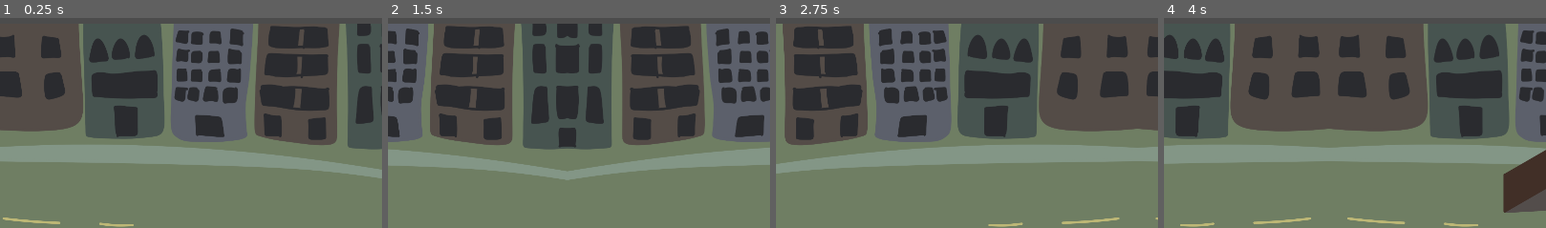
Above: before the commit, frames 1-4 (left to right).
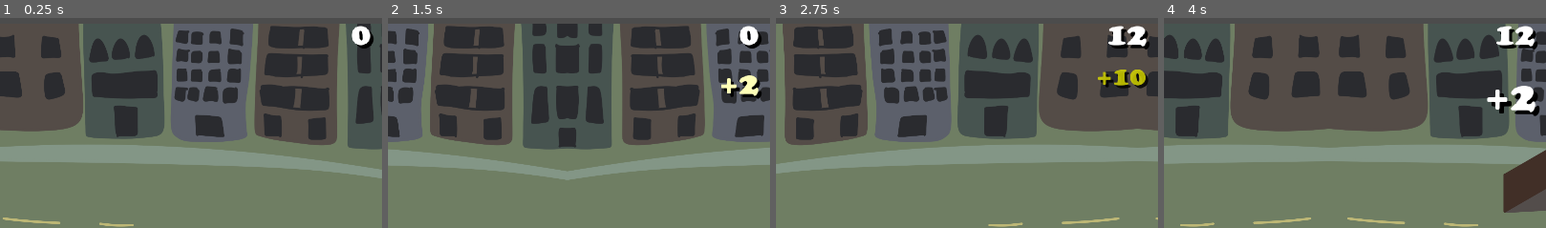
Above: after the commit, the same moments.

Repository: proximadams/The-Radical-Adventures-of-Chris-Pointon
Game: Godot game, scene res://scenes/Level.tscn
Two runs of this game, one before a commit and one after it. Both use one fixed random seed, a clock stepped at 60 frames per second and the inputs below.
Inputs:
- Up to frame 1 (0.25 s): no input
- Up to frame 2 (1.5 s): hold D (move_right) 0.53-1.28 s; hold Down (shift_crouch) 0.53-1.28 s; tap Up (shift_jump) at 0.77 s; hold S (move_down) from 1.28 s (still down); tap Down (shift_crouch) at 1.35 s
- Up to frame 3 (2.75 s): tap Up (shift_jump) at 1.52 s; release S (move_down) at 2.03 s; hold D (move_right) from 2.03 s (still down); hold Down (shift_crouch) from 2.03 s (still down)
- Up to frame 4 (4 s): release D (move_right) at 2.78 s; release Down (shift_crouch) at 2.78 s; hold W (move_up) 2.78-3.53 s; tap Down (shift_crouch) at 2.85 s; tap Up (shift_jump) at 3.02, 3.77 s; hold A (move_left) from 3.53 s (still down); hold Down (shift_crouch) from 3.53 s (still down)
The pictures show only the part of the screen within x 50-100%, y 0-50%; the shares and areas given below are measured in that part.

The runs differ from the first frame. In frame 1, 0.5% of the frame differs, in the area x 92-98%, y 3-15%; in frame 2, 1.2%; in frame 3, 1.6%; in frame 4, 2.0%, in the area x 84-99%, y 3-47%.

Commit message:
keeping score

Diff:
--- a/code/Level.gd
+++ b/code/Level.gd
@@ -2,3 +2,4 @@
 
 func _ready():
 	var _res = $Player.connect('environment_slow_down', $Environment, 'slow_down')
+	_res = $Player.connect('show_new_points', $CanvasLayer/Score, 'show_new_points')
--- a/code/Player.gd
+++ b/code/Player.gd
@@ -5,7 +5,20 @@
 const MIN_GRIND_TIME         := 0.3
 const SPEED                  := 300.0
 
+const SCORE_TABLE := {
+	'manual': 1,
+	'noseManual': 1,
+	'ollie': 2,
+	'spin180': 5,
+	'grind': 10,
+	'kickflip': 30,
+	'spin360': 30,
+	'kickflipX2': 100,
+	'spin720': 100,
+}
+
 signal environment_slow_down
+signal show_new_points(points)
 
 var crounchWindowTimer         := CROUNCH_WINDOW_TIME
 var isInTube                   := false
@@ -34,6 +47,7 @@
 	_res = $PlayerHurtableArea.connect('player_go_on_ramp', self, 'go_on_ramp')
 	_res = $PlayerGrindArea.connect('player_try_start_grind', self, 'try_start_grind')
 	_res = $PlayerGrindArea.connect('player_try_end_grind', self, 'try_end_grind')
+	_res = $TrickLabels/TrickAnimationPlayer.connect('trick_complete', self, 'trick_complete')
 
 func _process(delta: float) -> void:
 	# shifting weight and jumping
@@ -195,7 +209,7 @@
 	return hasReleased and pressingNothing and not anim.current_animation.begins_with('turn')
 
 func hurt_me() -> void:
-	if not isInTube:
+	if not isInTube and not animHurt.current_animation == 'hurt':
 		animHurt.play('hurt')
 		animHurt.queue('normal')
 		emit_signal('environment_slow_down')
@@ -249,6 +263,13 @@
 func _check_is_on_ramp() -> bool:
 	return rampState != NOT_ON
 
+func trick_complete(name: String) -> void:
+	if name in SCORE_TABLE.keys():
+		var points = SCORE_TABLE[name]
+		emit_signal('show_new_points', points)
+	else:
+		print('error in trick_complete() no trick named "' + name + '"')
+
 func _on_VisualAnimationPlayer_animation_started(_anim_name:String):
 	# print('anim_name = ' + anim_name)
 	pass
--- /dev/null
+++ b/code/Score.gd
@@ -0,0 +1,27 @@
+extends Control
+
+onready var animNewPoints    : AnimationPlayer   = $NewPoints/AnimationPlayer
+onready var newPointsText1   : Label             = $NewPoints/Background
+onready var newPointsText2   : Label             = $NewPoints/Main
+onready var animTotalPoints  : AnimationPlayer   = $TotalPoints/AnimationPlayer
+onready var totalPointsText1 : Label             = $TotalPoints/Background
+onready var totalPointsText2 : Label             = $TotalPoints/Main
+
+var totalPoints := 0
+
+func show_new_points(points: int) -> void:
+	newPointsText1.text = '+' + str(points)
+	newPointsText2.text = '+' + str(points)
+	totalPointsText1.text = str(totalPoints)
+	totalPointsText2.text = str(totalPoints)
+	totalPoints += points
+	animNewPoints.play('increase')
+	animNewPoints.seek(0.0)
+	animTotalPoints.play('delay_increase')
+	animNewPoints.seek(0.0)
+
+func increase_total_score() -> void:
+	totalPointsText1.text = str(totalPoints)
+	totalPointsText2.text = str(totalPoints)
+	animTotalPoints.play('increase')
+	animNewPoints.seek(0.0)
--- a/code/TrickAnimationPlayer.gd
+++ b/code/TrickAnimationPlayer.gd
@@ -1,4 +1,6 @@
 extends AnimationPlayer
+
+signal trick_complete(name)
 
 func grind() -> void:
 	_show_trick_text('grind')
@@ -22,3 +24,4 @@
 func _show_trick_text(animName: String) -> void:
 	play('none')
 	queue(animName)
+	emit_signal('trick_complete', animName)
--- a/project.godot
+++ b/project.godot
@@ -18,6 +18,7 @@
 
 window/size/width=1920
 window/size/height=1080
+window/size/fullscreen=true
 window/stretch/mode="viewport"
 window/stretch/aspect="keep"
 
--- a/scenes/Level.tscn
+++ b/scenes/Level.tscn
@@ -23,6 +23,198 @@
 [ext_resource path="res://code/Tube.gd" type="Script" id=21]
 [ext_resource path="res://code/Environment.gd" type="Script" id=22]
 [ext_resource path="res://code/Level.gd" type="Script" id=23]
+[ext_resource path="res://code/Score.gd" type="Script" id=24]
+
+[sub_resource type="DynamicFont" id=78]
+size = 80
+font_data = ExtResource( 18 )
+
+[sub_resource type="Theme" id=79]
+Label/fonts/font = SubResource( 78 )
+
+[sub_resource type="Animation" id=82]
+length = 0.001
+tracks/0/type = "value"
+tracks/0/path = NodePath(".:rect_scale")
+tracks/0/interp = 1
+tracks/0/loop_wrap = true
+tracks/0/imported = false
+tracks/0/enabled = true
+tracks/0/keys = {
+"times": PoolRealArray( 0 ),
+"transitions": PoolRealArray( 1 ),
+"update": 0,
+"values": [ Vector2( 1, 1 ) ]
+}
+tracks/1/type = "value"
+tracks/1/path = NodePath(".:modulate")
+tracks/1/interp = 1
+tracks/1/loop_wrap = true
+tracks/1/imported = false
+tracks/1/enabled = true
+tracks/1/keys = {
+"times": PoolRealArray( 0 ),
+"transitions": PoolRealArray( 1 ),
+"update": 0,
+"values": [ Color( 1, 1, 1, 1 ) ]
+}
+
+[sub_resource type="Animation" id=81]
+resource_name = "increase"
+tracks/0/type = "value"
+tracks/0/path = NodePath(".:rect_scale")
+tracks/0/interp = 1
+tracks/0/loop_wrap = true
+tracks/0/imported = false
+tracks/0/enabled = true
+tracks/0/keys = {
+"times": PoolRealArray( 0, 0.1, 0.3, 0.9, 1 ),
+"transitions": PoolRealArray( 1, 1, 1, 1, 1 ),
+"update": 0,
+"values": [ Vector2( 1, 1 ), Vector2( 1.5, 1.5 ), Vector2( 1, 1 ), Vector2( 1, 1 ), Vector2( 1.36422e-12, 1.36422e-12 ) ]
+}
+tracks/1/type = "value"
+tracks/1/path = NodePath(".:modulate")
+tracks/1/interp = 1
+tracks/1/loop_wrap = true
+tracks/1/imported = false
+tracks/1/enabled = true
+tracks/1/keys = {
+"times": PoolRealArray( 0, 0.6, 0.9, 1 ),
+"transitions": PoolRealArray( 1, 1, 1, 1 ),
+"update": 0,
+"values": [ Color( 1, 1, 1, 1 ), Color( 1, 1, 1, 1 ), Color( 1, 1, 0, 1 ), Color( 0, 0, 0, 0 ) ]
+}
+
+[sub_resource type="Animation" id=80]
+resource_name = "none"
+length = 0.1
+loop = true
+tracks/0/type = "value"
+tracks/0/path = NodePath(".:modulate")
+tracks/0/interp = 1
+tracks/0/loop_wrap = true
+tracks/0/imported = false
+tracks/0/enabled = true
+tracks/0/keys = {
+"times": PoolRealArray( 0 ),
+"transitions": PoolRealArray( 1 ),
+"update": 0,
+"values": [ Color( 1, 1, 1, 1 ) ]
+}
+tracks/1/type = "value"
+tracks/1/path = NodePath(".:rect_scale")
+tracks/1/interp = 1
+tracks/1/loop_wrap = true
+tracks/1/imported = false
+tracks/1/enabled = true
+tracks/1/keys = {
+"times": PoolRealArray( 0 ),
+"transitions": PoolRealArray( 1 ),
+"update": 0,
+"values": [ Vector2( 1, 1 ) ]
+}
+
+[sub_resource type="Animation" id=84]
+length = 0.001
+tracks/0/type = "value"
+tracks/0/path = NodePath(".:modulate")
+tracks/0/interp = 1
+tracks/0/loop_wrap = true
+tracks/0/imported = false
+tracks/0/enabled = true
+tracks/0/keys = {
+"times": PoolRealArray( 0 ),
+"transitions": PoolRealArray( 1 ),
+"update": 0,
+"values": [ Color( 1, 1, 1, 1 ) ]
+}
+tracks/1/type = "value"
+tracks/1/path = NodePath(".:rect_scale")
+tracks/1/interp = 1
+tracks/1/loop_wrap = true
+tracks/1/imported = false
+tracks/1/enabled = true
+tracks/1/keys = {
+"times": PoolRealArray( 0 ),
+"transitions": PoolRealArray( 1 ),
+"update": 0,
+"values": [ Vector2( 1, 1 ) ]
+}
+
+[sub_resource type="Animation" id=86]
+resource_name = "delay_increase"
+tracks/0/type = "method"
+tracks/0/path = NodePath("..")
+tracks/0/interp = 1
+tracks/0/loop_wrap = true
+tracks/0/imported = false
+tracks/0/enabled = true
+tracks/0/keys = {
+"times": PoolRealArray( 1 ),
+"transitions": PoolRealArray( 1 ),
+"values": [ {
+"args": [  ],
+"method": "increase_total_score"
+} ]
+}
+
+[sub_resource type="Animation" id=85]
+resource_name = "increase"
+length = 0.3
+tracks/0/type = "value"
+tracks/0/path = NodePath(".:rect_scale")
+tracks/0/interp = 1
+tracks/0/loop_wrap = true
+tracks/0/imported = false
+tracks/0/enabled = true
+tracks/0/keys = {
+"times": PoolRealArray( 0, 0.1, 0.3 ),
+"transitions": PoolRealArray( 1, 1, 1 ),
+"update": 0,
+"values": [ Vector2( 1, 1 ), Vector2( 1.5, 1.5 ), Vector2( 1, 1 ) ]
+}
+tracks/1/type = "value"
+tracks/1/path = NodePath(".:modulate")
+tracks/1/interp = 1
+tracks/1/loop_wrap = true
+tracks/1/imported = false
+tracks/1/enabled = true
+tracks/1/keys = {
+"times": PoolRealArray( 0 ),
+"transitions": PoolRealArray( 1 ),
+"update": 0,
+"values": [ Color( 1, 1, 1, 1 ) ]
+}
+
+[sub_resource type="Animation" id=83]
+resource_name = "none"
+length = 0.1
+loop = true
+tracks/0/type = "value"
+tracks/0/path = NodePath(".:modulate")
+tracks/0/interp = 1
+tracks/0/loop_wrap = true
+tracks/0/imported = false
+tracks/0/enabled = true
+tracks/0/keys = {
+"times": PoolRealArray( 0 ),
+"transitions": PoolRealArray( 1 ),
+"update": 0,
+"values": [ Color( 1, 1, 1, 1 ) ]
+}
+tracks/1/type = "value"
+tracks/1/path = NodePath(".:rect_scale")
+tracks/1/interp = 1
+tracks/1/loop_wrap = true
+tracks/1/imported = false
+tracks/1/enabled = true
+tracks/1/keys = {
+"times": PoolRealArray( 0 ),
+"transitions": PoolRealArray( 1 ),
+"update": 0,
+"values": [ Vector2( 1, 1 ) ]
+}
 
 [sub_resource type="CapsuleShape2D" id=12]
 radius = 60.0
@@ -5204,6 +5396,84 @@
 __meta__ = {
 "_edit_vertical_guides_": [  ]
 }
+
+[node name="CanvasLayer" type="CanvasLayer" parent="."]
+
+[node name="Score" type="Control" parent="CanvasLayer"]
+anchor_right = 1.0
+anchor_bottom = 1.0
+theme = SubResource( 79 )
+script = ExtResource( 24 )
+
+[node name="NewPoints" type="Control" parent="CanvasLayer/Score"]
+anchor_left = 1.0
+anchor_right = 1.0
+margin_left = -40.0
+margin_top = 64.0
+margin_bottom = 104.0
+
+[node name="Background" type="Label" parent="CanvasLayer/Score/NewPoints"]
+modulate = Color( 0, 0, 0, 1 )
+anchor_left = 1.0
+anchor_right = 1.0
+margin_left = -858.0
+margin_top = 88.0
+margin_right = -20.0
+margin_bottom = 153.0
+grow_horizontal = 0
+align = 2
+
+[node name="Main" type="Label" parent="CanvasLayer/Score/NewPoints"]
+anchor_left = 1.0
+anchor_right = 1.0
+margin_left = -866.0
+margin_top = 80.0
+margin_right = -28.0
+margin_bottom = 145.0
+grow_horizontal = 0
+align = 2
+
+[node name="AnimationPlayer" type="AnimationPlayer" parent="CanvasLayer/Score/NewPoints"]
+autoplay = "none"
+anims/RESET = SubResource( 82 )
+anims/increase = SubResource( 81 )
+anims/none = SubResource( 80 )
+
+[node name="TotalPoints" type="Control" parent="CanvasLayer/Score"]
+anchor_left = 1.0
+anchor_right = 1.0
+margin_left = -40.0
+margin_bottom = 40.0
+
+[node name="Background" type="Label" parent="CanvasLayer/Score/TotalPoints"]
+modulate = Color( 0, 0, 0, 1 )
+anchor_left = 1.0
+anchor_right = 1.0
+margin_left = -240.0
+margin_top = 28.0
+margin_right = -20.0
+margin_bottom = 93.0
+grow_horizontal = 0
+text = "0"
+align = 2
+
+[node name="Main" type="Label" parent="CanvasLayer/Score/TotalPoints"]
+anchor_left = 1.0
+anchor_right = 1.0
+margin_left = -248.0
+margin_top = 20.0
+margin_right = -28.0
+margin_bottom = 85.0
+grow_horizontal = 0
+text = "0"
+align = 2
+
+[node name="AnimationPlayer" type="AnimationPlayer" parent="CanvasLayer/Score/TotalPoints"]
+autoplay = "none"
+anims/RESET = SubResource( 84 )
+anims/delay_increase = SubResource( 86 )
+anims/increase = SubResource( 85 )
+anims/none = SubResource( 83 )
 
 [node name="Environment" type="Node2D" parent="."]
 position = Vector2( 12, 200 )
Not shown: 1 places in scenes/Level.tscn that only renumber resources
